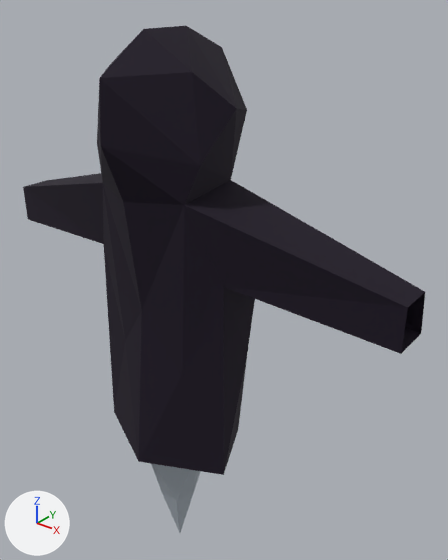
The Blender file player.blend, before and after one commit.
Both versions are drawn from a 50 mm lens placed at (0.975, -1.001, 1.88), pointed at (0.065, 0.136, 1.175). Lighting does not change. The marker at lower left points along +X, +Y and +Z. The older version comes first.
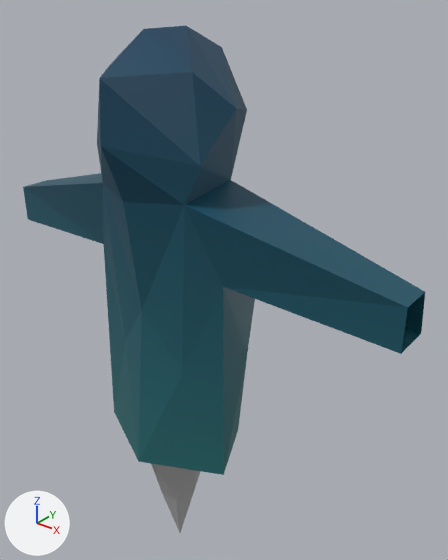
Boxes [x1, y1, x2, y2] around the edits, measured in the pictures (448 x 560 px):
'Icosphere', surface changed, recoloured (black to cyan)
    both: [23, 26, 425, 475]
part 1 of me_icosphere, recoloured (black to cyan)
    both: [23, 26, 425, 475]
part 2 of me_icosphere, surface changed (black to cyan)
    both: [23, 26, 425, 475]

The edits, one by one:
Picture 'color_atlas.png' (img_color_atlas_png) is new.
In material 'Material' (mat_material), base_color is no longer (0.405, 0.457, 0.51), grey #abb4bd.
In material 'Material' (mat_material), texture is now set to img_color_atlas_png.
me_icosphere has 56 vertices, 91 faces, 3 loose edges and spans x -0.602..0.602, y -0.181..0.21, z 0.334..1.788.
me_icosphere is used by ob_icosphere; location (0.0, 0.0, 0.0).
me_icosphere part 1: all 76 faces that had it switch from mat_material_001 (black #0f001b) to mat_material (picture img_color_atlas_png).
me_icosphere part 2: texture (UV) coordinates of 91 of 91 faces, centred in x -0.468..0.468, y -0.136..0.133, z 0.457..1.763, changed; they spanned u 0.0..1.0, v 0.0..0.31 and now span u 0.0..0.09, v 0.92..0.99.
